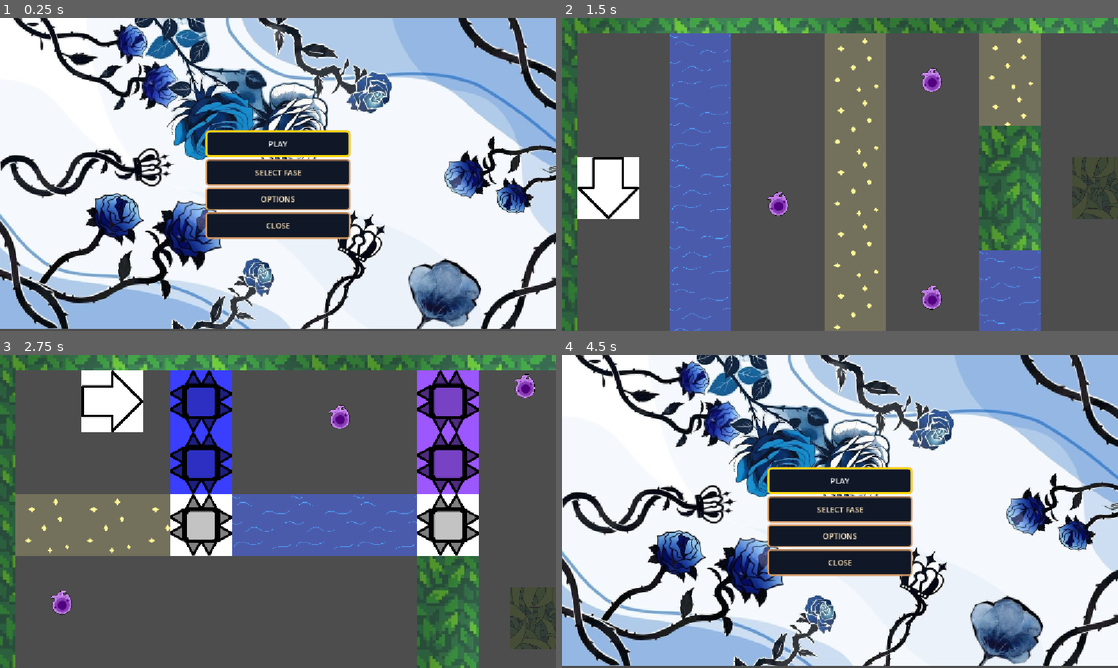
Above: before the commit, frames 1-4 (two rows, left to right).
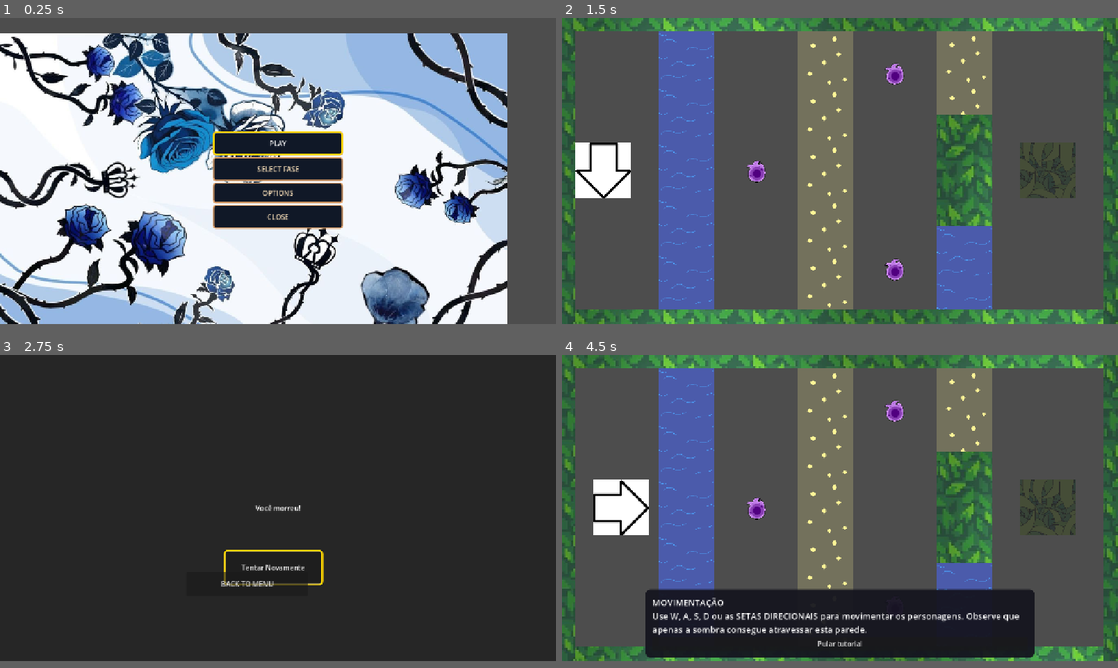
Above: after the commit, the same moments.

Repository: Equipe-Plasma/Switch-Shadow
Game: Godot game, scene res://menu/menu_principal/menu_principal.tscn
Two runs of this game, one before a commit and one after it. Both use one fixed random seed, a clock stepped at 60 frames per second and the inputs below.
Inputs (mouse positions are in pixels of both pictures, inside the frame that each line leads up to):
- Up to frame 1 (0.25 s): no input
- Up to frame 2 (1.5 s): click "PLAY" at 0.5 s; click "Pular tutorial" at 1.25 s
- Up to frame 3 (2.75 s): tap Enter (proxima_fase) at 2 s; hold D (mover_direita) from 2.03 s (still down); hold Enter (proxima_fase) from 2.03 s (still down)
- Up to frame 4 (4.5 s): release D (mover_direita) at 2.78 s; release Enter (proxima_fase) at 2.78 s; hold S (mover_baixo) 2.78-3.5 s; tap Space (trocar_sombra) at 2.85, 4.25 s; click (840, 483) at 3.5 s, where only the run after the commit has a clickable "PLAY"; hold D (mover_direita) from 4.28 s (still down); tap Keypad Enter at 4.35 s
In our replay, the window is 800x450 before the commit and 800x440 after it. These sizes can differ from the game's own. Grey fills any space a smaller window leaves; there, only what the larger window draws over its background counts as a difference.

The runs differ from the first frame. In frame 1, 61% of the frame differs, in the area x 0-100%, y 0-100%; in frame 2, 45%; in frame 3, 97%; in frame 4, 96%.

Commit message:
Fases fixes

Diff:
--- a/fase/fase 1/fase_1.tscn
+++ b/fase/fase 1/fase_1.tscn
@@ -44,7 +44,7 @@
 textura_costas = ExtResource("4_13r4u")
 
 [node name="Item" parent="." unique_id=1168481889 instance=ExtResource("10_0r7j3")]
-position = Vector2(448, 384)
+position = Vector2(448, 352)
 
 [node name="Item2" parent="." unique_id=1003667387 instance=ExtResource("10_0r7j3")]
 position = Vector2(766, 578)
--- a/fase/fase 2/fase_2.tscn
+++ b/fase/fase 2/fase_2.tscn
@@ -77,12 +77,12 @@
 tamanho = Vector2(32, 704)
 
 [node name="Sombra" parent="." unique_id=1092208446 instance=ExtResource("2_wljo7")]
-position = Vector2(96, 96)
+position = Vector2(192, 160)
 textura_frente = ExtResource("3_jdyb1")
 textura_costas = ExtResource("4_783b1")
 
 [node name="Player" parent="." unique_id=2008145688 instance=ExtResource("2_s3f3q")]
-position = Vector2(96, 96)
+position = Vector2(192, 160)
 textura_frente = ExtResource("3_jdyb1")
 textura_costas = ExtResource("4_783b1")
 
@@ -91,10 +91,10 @@
 tamanho = Vector2(320, 128)
 
 [node name="Item" parent="." unique_id=1168481889 instance=ExtResource("12_wvv7m")]
-position = Vector2(128, 512)
+position = Vector2(192, 544)
 
 [node name="Item2" parent="." unique_id=1139266663 instance=ExtResource("12_wvv7m")]
-position = Vector2(704, 128)
+position = Vector2(672, 160)
 
 [node name="Item3" parent="." unique_id=105084357 instance=ExtResource("12_wvv7m")]
-position = Vector2(1088, 64)
+position = Vector2(1120, 160)
--- a/fase/fase 3/fase_3.tscn
+++ b/fase/fase 3/fase_3.tscn
@@ -17,36 +17,36 @@
 script = ExtResource("1_juws0")
 
 [node name="Parede1" parent="." unique_id=568618381 instance=ExtResource("7_186fb")]
-position = Vector2(928, 448)
+position = Vector2(928, 480)
 collision_mask = 257
-tamanho = Vector2(128, 448)
+tamanho = Vector2(128, 384)
 
 [node name="MenuPausa" parent="." unique_id=1997559192 instance=ExtResource("11_bc3se")]
 
 [node name="Parede" parent="." unique_id=2073804678 instance=ExtResource("7_186fb")]
-position = Vector2(352, 256)
-tamanho = Vector2(128, 448)
+position = Vector2(352, 224)
+tamanho = Vector2(128, 384)
 
 [node name="ParedeBloqueiaPlayer" parent="." unique_id=789711005 instance=ExtResource("9_xrg14")]
-position = Vector2(928, 128)
-tamanho = Vector2(128, 192)
+position = Vector2(928, 160)
+tamanho = Vector2(128, 256)
 
 [node name="Sombra_reversa" parent="." unique_id=1092208446 instance=ExtResource("7_jt35t")]
 position = Vector2(640, 352)
 
 [node name="PortalSaida" parent="." unique_id=1057710737 instance=ExtResource("11_ivr6t")]
 z_index = -1
-position = Vector2(160, 96)
+position = Vector2(160, 160)
 collision_mask = 3
 
 [node name="Item" parent="." unique_id=1168481889 instance=ExtResource("10_cckmw")]
-position = Vector2(128, 576)
+position = Vector2(160, 544)
 
 [node name="Item2" parent="." unique_id=1207616730 instance=ExtResource("10_cckmw")]
-position = Vector2(1088, 64)
+position = Vector2(1120, 152)
 
 [node name="Item3" parent="." unique_id=374578047 instance=ExtResource("10_cckmw")]
-position = Vector2(1088, 512)
+position = Vector2(1120, 544)
 
 [node name="TelaVitoria" parent="." unique_id=62974723 instance=ExtResource("12_rnj18")]
 visible = false
@@ -57,8 +57,8 @@
 textura_costas = ExtResource("4_mtigs")
 
 [node name="ParedeBloqueiaSombra" parent="." unique_id=87217196 instance=ExtResource("8_rnj18")]
-position = Vector2(352, 578)
-tamanho = Vector2(128, 196)
+position = Vector2(352, 544)
+tamanho = Vector2(128, 256)
 
 [node name="ParedeBloqueiaSombra3" parent="." unique_id=110927228 instance=ExtResource("8_rnj18")]
 position = Vector2(160, 352)
--- a/fase/fase 4/fase_4.tscn
+++ b/fase/fase 4/fase_4.tscn
@@ -32,7 +32,7 @@
 
 [node name="PortalSaida" parent="." unique_id=1057710737 instance=ExtResource("11_1j6hm")]
 z_index = -1
-position = Vector2(96, 96)
+position = Vector2(160, 160)
 collision_mask = 3
 
 [node name="TelaVitoria" parent="." unique_id=62974723 instance=ExtResource("12_yh2do")]
@@ -86,10 +86,10 @@
 position = Vector2(128, 576)
 
 [node name="Item2" parent="." unique_id=1207616730 instance=ExtResource("10_c6pif")]
-position = Vector2(1088, 192)
+position = Vector2(1056, 160)
 
 [node name="Item3" parent="." unique_id=374578047 instance=ExtResource("10_c6pif")]
-position = Vector2(1094, 512)
+position = Vector2(1056, 544)
 
 [node name="ParedeSuperior" parent="." unique_id=925734375 instance=ExtResource("5_f4jru")]
 position = Vector2(640, 16)
@@ -111,4 +111,8 @@
 collision_mask = 257
 tamanho = Vector2(32, 704)
 
+[node name="Parede4" parent="." unique_id=2009423982 instance=ExtResource("5_f4jru")]
+position = Vector2(1216, 352)
+tamanho = Vector2(64, 640)
+
 [connection signal="body_entered" from="PortalSaida" to="." method="_on_portal_saida_body_entered"]
--- a/fase/fase 5/fase_5.tscn
+++ b/fase/fase 5/fase_5.tscn
@@ -18,69 +18,72 @@
 script = ExtResource("1_t14bc")
 
 [node name="ParedeBloqueiaPlayer" parent="." unique_id=1680933943 instance=ExtResource("13_s0d1o")]
-position = Vector2(673, 324)
+position = Vector2(736, 320)
 tamanho = Vector2(256, 64)
 
 [node name="ParedeBloqueiaPlayer2" parent="." unique_id=2026018675 instance=ExtResource("13_s0d1o")]
-position = Vector2(832, 486)
-tamanho = Vector2(63, 260)
+position = Vector2(928, 480)
+tamanho = Vector2(128, 256)
 
 [node name="MenuPausa" parent="." unique_id=1997559192 instance=ExtResource("6_0rael")]
 
 [node name="Sombra_reversa" parent="." unique_id=1092208446 instance=ExtResource("7_f6h7u")]
-position = Vector2(161, 462)
+position = Vector2(160, 480)
 
 [node name="Player" parent="." unique_id=2008145688 instance=ExtResource("2_2p3ym")]
-position = Vector2(161, 462)
+position = Vector2(160, 480)
 textura_frente = ExtResource("3_g8wi1")
 textura_costas = ExtResource("4_w6oym")
 
 [node name="PortalSaida" parent="." unique_id=1057710737 instance=ExtResource("9_r1gxp")]
 z_index = -1
-position = Vector2(160, 96)
+position = Vector2(160, 160)
 collision_mask = 3
 
 [node name="TelaVitoria" parent="." unique_id=62974723 instance=ExtResource("10_hg4oe")]
 visible = false
 
 [node name="Espinho" parent="." unique_id=1268178226 instance=ExtResource("11_esoi2")]
-position = Vector2(96, 632)
+position = Vector2(96, 672)
 
 [node name="Espinho2" parent="." unique_id=849050459 instance=ExtResource("11_esoi2")]
-position = Vector2(224, 632)
+position = Vector2(224, 672)
 
 [node name="ParedeBloqueiaSombra" parent="." unique_id=87217196 instance=ExtResource("12_s47ta")]
-position = Vector2(161, 324)
+position = Vector2(160, 320)
 tamanho = Vector2(256, 64)
 
 [node name="Parede" parent="." unique_id=724805697 instance=ExtResource("5_3rfw7")]
-position = Vector2(417, 194)
-tamanho = Vector2(256, 324)
+position = Vector2(448, 192)
+tamanho = Vector2(320, 320)
 
 [node name="Espinho3" parent="." unique_id=1474101014 instance=ExtResource("11_esoi2")]
-position = Vector2(609, 632)
+position = Vector2(672, 672)
 
 [node name="Espinho4" parent="." unique_id=1505972011 instance=ExtResource("11_esoi2")]
-position = Vector2(737, 632)
+position = Vector2(800, 672)
 
 [node name="Parede2" parent="." unique_id=162618303 instance=ExtResource("5_3rfw7")]
-position = Vector2(865, 194)
-tamanho = Vector2(128, 324)
+position = Vector2(928, 192)
+tamanho = Vector2(128, 320)
 
 [node name="Espinho5" parent="." unique_id=1438282587 instance=ExtResource("11_esoi2")]
-position = Vector2(1056, 632)
+position = Vector2(1184, 672)
 
 [node name="Espinho6" parent="." unique_id=971277980 instance=ExtResource("11_esoi2")]
-position = Vector2(928, 632)
+position = Vector2(1056, 672)
+
+[node name="Espinho7" parent="." unique_id=901997189 instance=ExtResource("11_esoi2")]
+position = Vector2(928, 672)
 
 [node name="Item" parent="." unique_id=1168481889 instance=ExtResource("8_honrr")]
-position = Vector2(161, 233)
+position = Vector2(448, 640)
 
 [node name="Item2" parent="." unique_id=1207616730 instance=ExtResource("8_honrr")]
-position = Vector2(673, 156)
+position = Vector2(736, 160)
 
 [node name="Item3" parent="." unique_id=374578047 instance=ExtResource("8_honrr")]
-position = Vector2(1028, 156)
+position = Vector2(1120, 160)
 
 [node name="ParedeSuperior" parent="." unique_id=925734375 instance=ExtResource("5_3rfw7")]
 position = Vector2(640, 16)
@@ -102,4 +105,8 @@
 collision_mask = 257
 tamanho = Vector2(32, 704)
 
+[node name="ParedeBloqueiaSombra2" parent="." unique_id=480147793 instance=ExtResource("12_s47ta")]
+position = Vector2(1120, 320)
+tamanho = Vector2(256, 64)
+
 [connection signal="body_entered" from="PortalSaida" to="." method="_on_portal_saida_body_entered"]
--- a/fase/fase 6/fase_6.tscn
+++ b/fase/fase 6/fase_6.tscn
@@ -17,64 +17,64 @@
 script = ExtResource("1_3isel")
 
 [node name="ParedeAlternada" parent="." unique_id=1392753472 instance=ExtResource("10_djctm")]
-position = Vector2(316, 486)
+position = Vector2(320, 544)
 collision_layer = 17
 estado_atual = 1
-tamanho = Vector2(64, 260)
+tamanho = Vector2(64, 256)
 
 [node name="ParedeAlternada5" parent="." unique_id=1583242484 instance=ExtResource("10_djctm")]
-position = Vector2(836, 178)
+position = Vector2(960, 192)
 collision_layer = 17
 estado_atual = 1
-tamanho = Vector2(64, 292)
+tamanho = Vector2(64, 320)
 
 [node name="ParedeBloqueiaPlayer" parent="." unique_id=87217196 instance=ExtResource("6_5dasr")]
-position = Vector2(576, 486)
-tamanho = Vector2(64, 260)
+position = Vector2(576, 544)
+tamanho = Vector2(64, 256)
 
 [node name="Sombra" parent="." unique_id=1092208446 instance=ExtResource("5_eekpi")]
-position = Vector2(158, 487)
+position = Vector2(160, 544)
 textura_frente = ExtResource("3_6ftr1")
 textura_costas = ExtResource("4_0lev4")
 
 [node name="MenuPausa" parent="." unique_id=1672884906 instance=ExtResource("9_rtdl4")]
 
 [node name="PortalSaida" parent="." unique_id=1057710737 instance=ExtResource("10_cpu0a")]
-position = Vector2(1056, 324)
+position = Vector2(1120, 160)
 
 [node name="Player" parent="." unique_id=2008145688 instance=ExtResource("2_1rmr3")]
-position = Vector2(158, 487)
+position = Vector2(160, 544)
 textura_frente = ExtResource("3_6ftr1")
 textura_costas = ExtResource("4_0lev4")
 
 [node name="ParedeAlternada2" parent="." unique_id=1462242306 instance=ExtResource("10_djctm")]
-position = Vector2(316, 162)
-tamanho = Vector2(64, 260)
+position = Vector2(320, 160)
+tamanho = Vector2(64, 256)
 
 [node name="ParedeAlternada3" parent="." unique_id=1073762129 instance=ExtResource("10_djctm")]
-position = Vector2(706, 324)
-tamanho = Vector2(196, 64)
+position = Vector2(768, 352)
+tamanho = Vector2(320, 128)
 
 [node name="Parede" parent="." unique_id=1293675822 instance=ExtResource("11_r8jtf")]
-position = Vector2(446, 324)
-tamanho = Vector2(324, 64)
+position = Vector2(448, 352)
+tamanho = Vector2(320, 128)
 
 [node name="ParedeAlternada4" parent="." unique_id=1418259290 instance=ExtResource("10_djctm")]
-position = Vector2(836, 470)
-tamanho = Vector2(64, 292)
+position = Vector2(960, 512)
+tamanho = Vector2(64, 320)
 
 [node name="ParedeBloqueiaSombra" parent="." unique_id=915563410 instance=ExtResource("7_gagox")]
-position = Vector2(158, 324)
-tamanho = Vector2(252, 64)
+position = Vector2(160, 352)
+tamanho = Vector2(256, 128)
 
 [node name="Item" parent="." unique_id=1168481889 instance=ExtResource("8_gkdwm")]
-position = Vector2(576, 160)
+position = Vector2(640, 160)
 
 [node name="Item2" parent="." unique_id=1003667387 instance=ExtResource("8_gkdwm")]
-position = Vector2(444, 486)
+position = Vector2(448, 544)
 
 [node name="Item3" parent="." unique_id=720673298 instance=ExtResource("8_gkdwm")]
-position = Vector2(714, 486)
+position = Vector2(768, 544)
 
 [node name="ParedeSuperior" parent="." unique_id=925734375 instance=ExtResource("11_r8jtf")]
 position = Vector2(640, 16)
--- a/fase/fase 7/fase_7.tscn
+++ b/fase/fase 7/fase_7.tscn
@@ -17,92 +17,81 @@
 script = ExtResource("1_fj8f5")
 
 [node name="ParedeAlternada3" parent="." unique_id=241979264 instance=ExtResource("10_xitbr")]
-position = Vector2(448, 132)
-tamanho = Vector2(32, 200)
+position = Vector2(576, 160)
+tamanho = Vector2(64, 256)
 
 [node name="Player" parent="." unique_id=2008145688 instance=ExtResource("2_d5gv1")]
-position = Vector2(358, 358)
+position = Vector2(480, 352)
 textura_frente = ExtResource("3_thqe0")
 textura_costas = ExtResource("4_85moy")
 
 [node name="MenuPausa" parent="." unique_id=1672884906 instance=ExtResource("7_mb6o6")]
 
 [node name="PortalSaida" parent="." unique_id=1057710737 instance=ExtResource("8_2ew01")]
-position = Vector2(1011, 134)
+position = Vector2(1152, 128)
 
 [node name="Sombra_reversa" parent="." unique_id=1092208446 instance=ExtResource("10_vgkgr")]
-position = Vector2(358, 358)
+position = Vector2(480, 352)
 
 [node name="Espinho" parent="." unique_id=1268178226 instance=ExtResource("11_ijp16")]
-position = Vector2(-16, 240)
+position = Vector2(32, 224)
 
 [node name="Espinho2" parent="." unique_id=196923540 instance=ExtResource("11_ijp16")]
-position = Vector2(112, -16)
+position = Vector2(352, 32)
 
 [node name="Parede" parent="." unique_id=16774898 instance=ExtResource("9_mglbt")]
-position = Vector2(232, 448)
-tamanho = Vector2(400, 32)
+position = Vector2(288, 448)
+tamanho = Vector2(512, 64)
 
 [node name="Parede2" parent="." unique_id=2145106210 instance=ExtResource("9_mglbt")]
-position = Vector2(448, 348)
-tamanho = Vector2(32, 232)
+position = Vector2(576, 384)
+tamanho = Vector2(64, 192)
 
 [node name="Parede3" parent="." unique_id=2077240476 instance=ExtResource("9_mglbt")]
-position = Vector2(657, 132)
-tamanho = Vector2(32, 200)
+position = Vector2(800, 128)
+tamanho = Vector2(64, 192)
 
 [node name="Espinho3" parent="." unique_id=69802471 instance=ExtResource("11_ijp16")]
-position = Vector2(-16, 112)
+position = Vector2(32, 96)
 
 [node name="Espinho4" parent="." unique_id=502950295 instance=ExtResource("11_ijp16")]
-position = Vector2(-16, 368)
-
-[node name="Parede4" parent="." unique_id=792329714 instance=ExtResource("9_mglbt")]
-position = Vector2(40, 40)
-tamanho = Vector2(16, 16)
+position = Vector2(32, 352)
 
 [node name="Espinho5" parent="." unique_id=1981612925 instance=ExtResource("11_ijp16")]
-position = Vector2(240, -16)
-
-[node name="Espinho6" parent="." unique_id=521560590 instance=ExtResource("11_ijp16")]
-position = Vector2(368, -16)
+position = Vector2(480, 32)
 
 [node name="Parede5" parent="." unique_id=2144013641 instance=ExtResource("9_mglbt")]
-position = Vector2(680, 448)
-tamanho = Vector2(432, 32)
+position = Vector2(832, 448)
+tamanho = Vector2(448, 64)
 
 [node name="Parede6" parent="." unique_id=2080912397 instance=ExtResource("9_mglbt")]
-position = Vector2(880, 332)
-tamanho = Vector2(32, 200)
-
-[node name="ParedeBloqueiaSombra" parent="." unique_id=87217196 instance=ExtResource("12_0pwnx")]
-position = Vector2(1008, 248)
-tamanho = Vector2(224, 32)
+position = Vector2(1024, 320)
+tamanho = Vector2(64, 192)
 
 [node name="ParedeBloqueiaSombra2" parent="." unique_id=942673260 instance=ExtResource("12_0pwnx")]
-position = Vector2(208, 540)
-tamanho = Vector2(32, 152)
+position = Vector2(256, 576)
+tamanho = Vector2(64, 192)
 
 [node name="ParedeBloqueiaSombra3" parent="." unique_id=478598455 instance=ExtResource("12_0pwnx")]
-position = Vector2(416, 540)
-tamanho = Vector2(32, 152)
+position = Vector2(512, 576)
+tamanho = Vector2(64, 192)
 
 [node name="ParedeBloqueiaSombra4" parent="." unique_id=634432890 instance=ExtResource("12_0pwnx")]
-position = Vector2(624, 540)
-tamanho = Vector2(32, 152)
+position = Vector2(768, 576)
+tamanho = Vector2(64, 192)
 
 [node name="Item" parent="." unique_id=1168481889 instance=ExtResource("6_1n14e")]
-position = Vector2(115, 541)
+position = Vector2(128, 576)
 
 [node name="Item2" parent="." unique_id=1003667387 instance=ExtResource("6_1n14e")]
-position = Vector2(138, 138)
+position = Vector2(192, 192)
 
 [node name="Item3" parent="." unique_id=720673298 instance=ExtResource("6_1n14e")]
-position = Vector2(773, 341)
+position = Vector2(800, 320)
 
 [node name="ParedeBloqueiaSombra5" parent="." unique_id=1457875701 instance=ExtResource("12_0pwnx")]
-position = Vector2(832, 540)
-tamanho = Vector2(32, 152)
+position = Vector2(1024, 576)
+tamanho = Vector2(64, 192)
 
 [node name="ParedeSuperior" parent="." unique_id=925734375 instance=ExtResource("9_mglbt")]
 position = Vector2(640, 16)
@@ -123,3 +112,7 @@
 position = Vector2(1264, 352)
 collision_mask = 257
 tamanho = Vector2(32, 704)
+
+[node name="ParedeBloqueiaSombra6" parent="." unique_id=1743627035 instance=ExtResource("12_0pwnx")]
+position = Vector2(1152, 448)
+tamanho = Vector2(192, 64)
--- a/fase/fase 8/fase_8.tscn
+++ b/fase/fase 8/fase_8.tscn
@@ -18,68 +18,68 @@
 script = ExtResource("1_fase8")
 
 [node name="ParedeBloqueiaPlayer" parent="." unique_id=87217196 instance=ExtResource("10_gj7rg")]
-position = Vector2(1045, 318)
-tamanho = Vector2(150, 296)
+position = Vector2(1152, 352)
+tamanho = Vector2(192, 256)
 
 [node name="MenuPausa" parent="." unique_id=1672884906 instance=ExtResource("7_mb6o6")]
 
 [node name="PortalSaida" parent="." unique_id=1057710737 instance=ExtResource("8_2ew01")]
-position = Vector2(565, 313)
+position = Vector2(608, 352)
 
 [node name="ParedeAntiTroca" parent="." unique_id=651491399 instance=ExtResource("10_t8rpf")]
-position = Vector2(1045, 541)
-tamanho = Vector2(150, 150)
+position = Vector2(1152, 576)
+tamanho = Vector2(192, 192)
 
 [node name="Parede" parent="." unique_id=1879328223 instance=ExtResource("9_mglbt")]
-position = Vector2(946, 318)
-tamanho = Vector2(48, 296)
+position = Vector2(1024, 352)
+tamanho = Vector2(64, 256)
 
 [node name="Parede2" parent="." unique_id=62913751 instance=ExtResource("9_mglbt")]
-position = Vector2(691, 427)
-tamanho = Vector2(462, 78)
+position = Vector2(768, 448)
+tamanho = Vector2(448, 64)
 
 [node name="ParedeAntiTroca2" parent="." unique_id=228174811 instance=ExtResource("10_t8rpf")]
-position = Vector2(107, 541)
-tamanho = Vector2(150, 150)
+position = Vector2(128, 576)
+tamanho = Vector2(192, 192)
 
 [node name="ParedeAlternada" parent="." unique_id=1462242306 instance=ExtResource("13_4sl5u")]
-position = Vector2(847, 202)
-tamanho = Vector2(150, 64)
+position = Vector2(896, 256)
+tamanho = Vector2(192, 64)
 
 [node name="Parede3" parent="." unique_id=1216342437 instance=ExtResource("9_mglbt")]
-position = Vector2(246, 392)
+position = Vector2(288, 448)
 tamanho = Vector2(128, 448)
 
 [node name="Sombra" parent="." unique_id=1092208446 instance=ExtResource("11_4sl5u")]
-position = Vector2(1053, 99)
+position = Vector2(1152, 128)
 textura_frente = ExtResource("3_thqe0")
 textura_costas = ExtResource("4_85moy")
 
 [node name="Player" parent="." unique_id=2008145688 instance=ExtResource("2_d5gv1")]
-position = Vector2(1053, 99)
+position = Vector2(1152, 128)
 textura_frente = ExtResource("3_thqe0")
 textura_costas = ExtResource("4_85moy")
 
 [node name="ParedeBloqueiaSombra" parent="." unique_id=1794457449 instance=ExtResource("12_pgk72")]
-position = Vector2(715, 541)
-tamanho = Vector2(510, 150)
+position = Vector2(800, 576)
+tamanho = Vector2(512, 192)
 
 [node name="ParedeBloqueiaSombra2" parent="." unique_id=466094922 instance=ExtResource("12_pgk72")]
-position = Vector2(107, 317)
-tamanho = Vector2(150, 298)
+position = Vector2(128, 352)
+tamanho = Vector2(192, 256)
 
 [node name="Parede4" parent="." unique_id=1507033069 instance=ExtResource("9_mglbt")]
-position = Vector2(706, 279)
-tamanho = Vector2(132, 218)
+position = Vector2(736, 320)
+tamanho = Vector2(128, 192)
 
 [node name="Item" parent="." unique_id=1168481889 instance=ExtResource("6_1n14e")]
-position = Vector2(1058, 553)
+position = Vector2(1152, 576)
 
 [node name="Item2" parent="." unique_id=1003667387 instance=ExtResource("6_1n14e")]
-position = Vector2(97, 551)
+position = Vector2(128, 576)
 
 [node name="Item3" parent="." unique_id=1165220140 instance=ExtResource("6_1n14e")]
-position = Vector2(847, 318)
+position = Vector2(896, 352)
 
 [node name="ParedeSuperior" parent="." unique_id=925734375 instance=ExtResource("9_mglbt")]
 position = Vector2(640, 16)
--- a/project.godot
+++ b/project.godot
@@ -22,6 +22,8 @@
 
 [display]
 
+window/size/viewport_width=1280
+window/size/viewport_height=704
 window/stretch/mode="canvas_items"
 
 [input]
